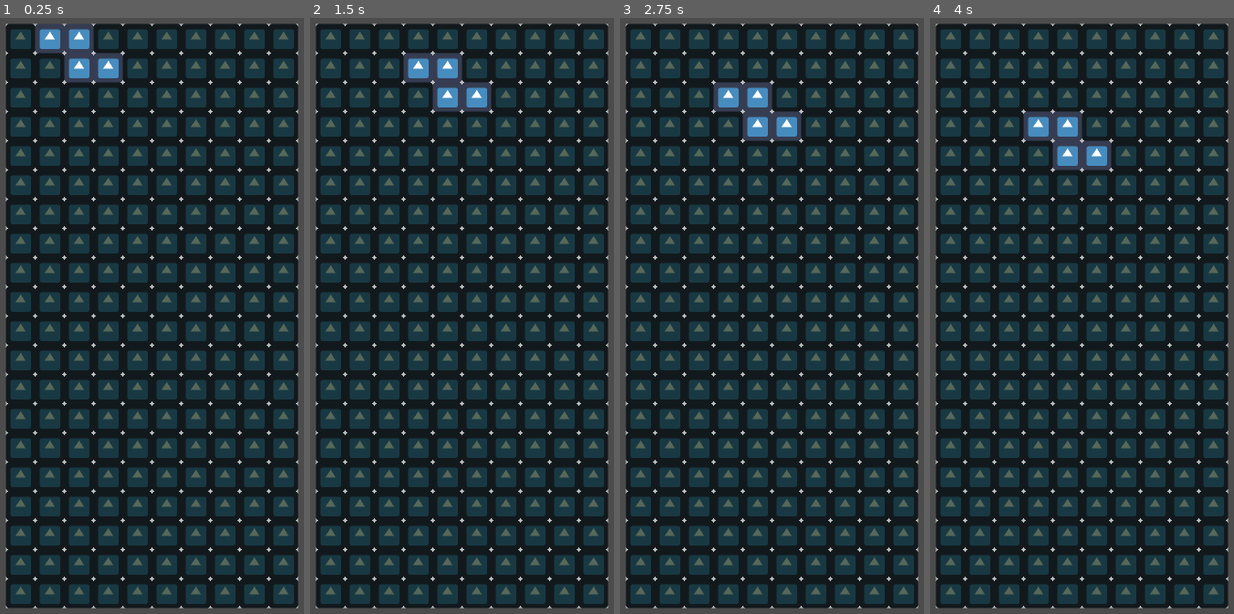
Above: before the commit, frames 1-4 (left to right).
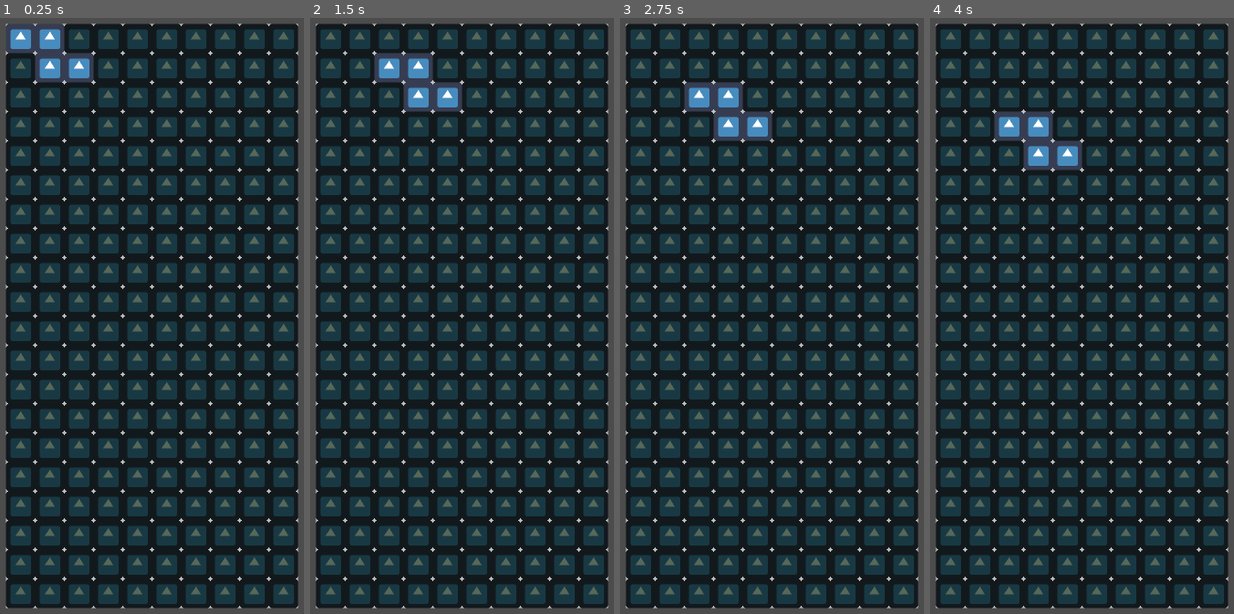
Above: after the commit, the same moments.

Repository: papabirb/LD51
Game: Godot game, scene res://Scenes/KinematicTetrisBoard.tscn
Same seed, same stepped clock (60 frames per second), same inputs: the game is played once before the commit and once after it. The project has no main scene, so this scene is started directly. The engine's default icon, where the game draws it, is replaced by a stand-in: a white triangle on a blue panel in a dark square.
Inputs (mouse positions are in pixels of both pictures, inside the frame that each line leads up to):
- Up to frame 1 (0.25 s): no input
- Up to frame 2 (1.5 s): tap Enter at 0.5 s; drag from (358, 35) to (528, 172) at 0.52 s; drag from (389, 369) to (458, 476) at 1.27 s
- Up to frame 3 (2.75 s): tap Space at 2 s; move the mouse to (838, 172) at 2.02 s; click (838, 172) at 2.17 s
- Up to frame 4 (4 s): tap Enter at 2.75 s; drag from (1078, 476) to (960, 220) at 2.77 s; tap Space at 3.5 s; move the mouse to (outside the picture) at 3.52 s; click (outside the picture) at 3.67 s

The runs differ from the first frame. In frame 1, 2.0% of the frame differs, in the area x 1-41%, y 0-11%; in frame 2, 2.0%; in frame 3, 2.0%; in frame 4, 2.0%.

Commit message:
some more tetris fixes

Diff:
--- a/Scenes/KinematicGamePiece.gd
+++ b/Scenes/KinematicGamePiece.gd
@@ -120,16 +120,13 @@
 
 	if mouse_down:
 		mouse_now = father.nearest_column(get_global_mouse_position().x)
-		if mouse_now != null:
+		if mouse_now != null and mouse_x != null:
 			x_accum = mouse_now - mouse_x
 	else:
-		if father.local_col.find(int(position.x)) == -1:
+		if father.local_col.find(position.x) == -1:
 			for i in father.local_col:
-				if abs(i - position.x) < 30:
+				if abs(i - position.x) < tile_width / 2:
 					position.x = i
-		else:
-			print(father.local_col[father.local_col.find(position.x)])
-			print(position)
 	custom_get_children()
 	handle_vertical(delta)
 	handle_drag(delta)
--- a/Scenes/KinematicTetrisBoard.gd
+++ b/Scenes/KinematicTetrisBoard.gd
@@ -5,6 +5,7 @@
 var ref_width
 export var grid_width = 10
 export var grid_height = 20
+var engine_bug_offset = 2
 var grid = []
 var columns = []
 var local_col = []
@@ -31,12 +32,12 @@
 	$Timer.start()
 
 func set_grid():
-	columns.resize(grid_width)
-	local_col.resize(grid_width)
+	columns.resize(grid_width + engine_bug_offset)
+	local_col.resize(grid_width + engine_bug_offset)
 	rows.resize(grid_height)
 	local_row.resize(grid_height)
 	var i = 0
-	while i < grid_width:
+	while i < grid_width + engine_bug_offset:
 		columns[i] = (i * ref_width) + global_position.x
 		local_col[i] = columns[i] - global_position.x
 		i += 1
@@ -52,9 +53,9 @@
 
 	left_wall.global_position = Vector2(global_position.x - ref_width/2, global_position.y + (ref_height * grid_height / 2))
 	left_extents.shape.extents = Vector2(ref_width/2, ref_height * grid_height / 2)
-	right_wall.global_position = Vector2(columns[-1] + ref_width * 1.5, global_position.y + (ref_height * grid_height / 2))
+	right_wall.global_position = Vector2(columns[-(1 + engine_bug_offset)] + ref_width * 1.5, global_position.y + (ref_height * grid_height / 2))
 	right_extents.shape.extents = left_extents.shape.extents
-	grid_floor.global_position = Vector2((columns[0] + columns[-1])/2 + ref_width / 2, rows[-1] + ref_height * 1.5)
+	grid_floor.global_position = Vector2((columns[0] + columns[-(1 + engine_bug_offset)])/2 + ref_width / 2, rows[-1] + ref_height * 1.5)
 	floor_extents.shape.extents = Vector2(columns[-1] / 2, ref_height / 2)
 
 # Called every frame. 'delta' is the elapsed time since the previous frame.
@@ -67,7 +68,7 @@
 	var random_rotation = (randi() % 4)
 	var column_choice = rng.randi_range(0, (columns.size()-1) - blockPiece.block_width)
 	$Pieces.add_child(blockPiece)
-	blockPiece.rotation = deg2rad(90 * random_rotation)
+	#blockPiece.rotation = deg2rad(90 * random_rotation)
 	var offset
 	match random_rotation:
 		0: offset = 0
@@ -83,7 +84,6 @@
 func checkLineClears():
 	for row in range(grid_height - 1, -1, -1):
 		var count = 0
-		print(grid[row])
 		for col in range(grid_width -1, -1, -1):
 			if grid[row][col] != null: count += 1
 		if count == 10:
@@ -98,8 +98,12 @@
 func add_to_grid(shapes):
 	for shape in shapes:
 		var col = columns.find(shape.sprite.global_position.x)
+#		if col == 10: col -= 1
 		var row = rows.find(shape.sprite.global_position.y)
+		print(Vector2(col, row))
 		grid[row][col] = shape
+	for row in grid_height:
+		print(grid[row])
 	checkLineClears()
 
 func nearest_column(x):
@@ -127,5 +131,5 @@
 			i += 1
 
 func _on_Timer_timeout():
-#	block_daddy()
+	block_daddy()
 	$Timer.start()
